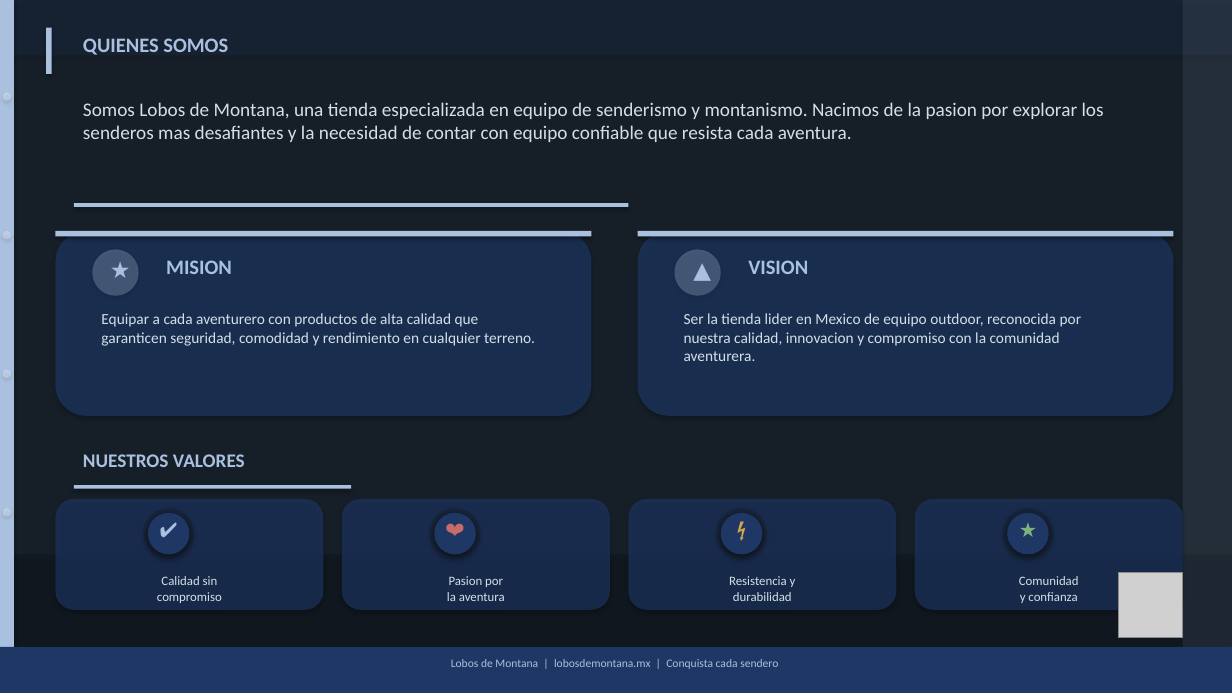
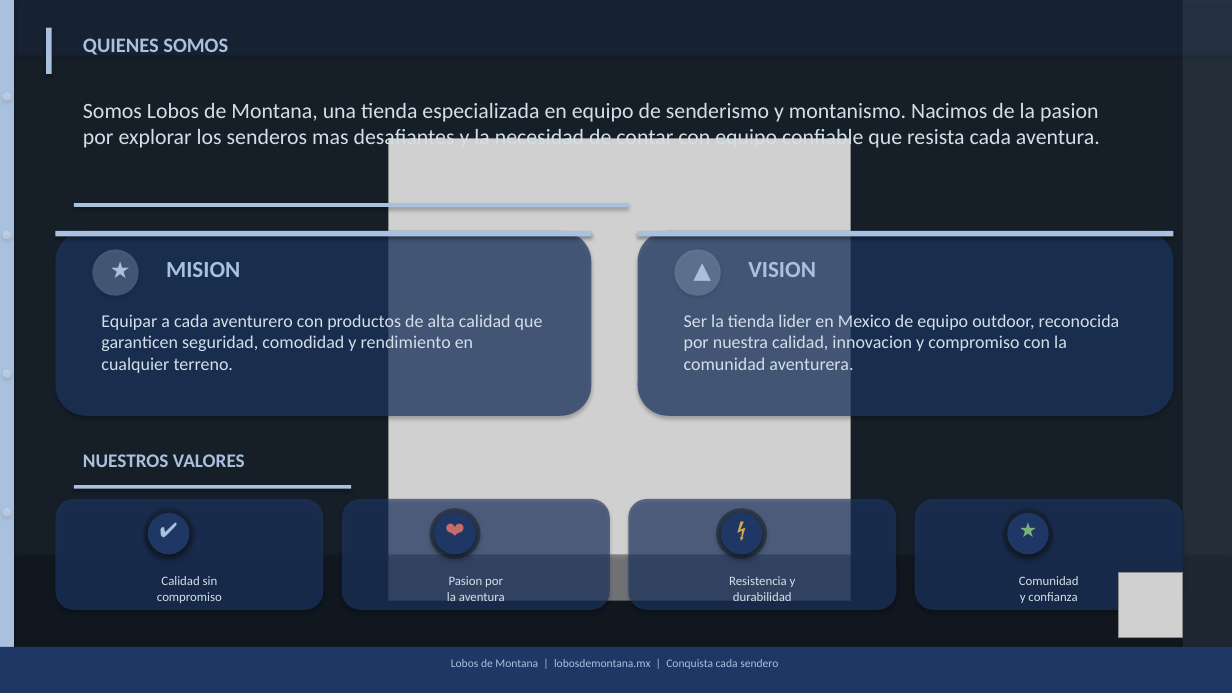
Before and after one commit to christianescamilla15-cell/lobos-de-montana, a slide deck: slide 3 of Lobos_de_Montana_Presentacion.pptx. Drawn at 1232x693 pixels with LibreOffice and Linux fonts; fonts in the diff are those of the drawing; grey boxes stand for pictures. Boxes give left, top, right and bottom in pixels: in the first picture for what was removed or moved away, otherwise in the second. Text is boxed around its words. In the diff, an @@ line names an element or a change of style, - is before the commit and + after.

```diff
--- a/Lobos_de_Montana_Presentacion.pptx
+++ b/Lobos_de_Montana_Presentacion.pptx
@@ text "Somos Lobos de Montana, una ..." at box(83, 103, 1100, 151): size 15 to 17 pt @@
@@ picture added at box(388, 139, 850, 601) @@
@@ text "MISION" at box(166, 262, 240, 277): size 16 to 18 pt @@
@@ text "VISION" at box(748, 262, 816, 277): size 16 to 18 pt @@
@@ text "Equipar a cada aventurero con ..." at box(101, 312, 543, 373): size 12 to 14 pt @@
@@ text "Ser la tienda lider en ..." at box(684, 312, 1120, 375): size 12 to 14 pt @@
```
Also in this commit, not shown: 6 other slides changed, 14 other files.
